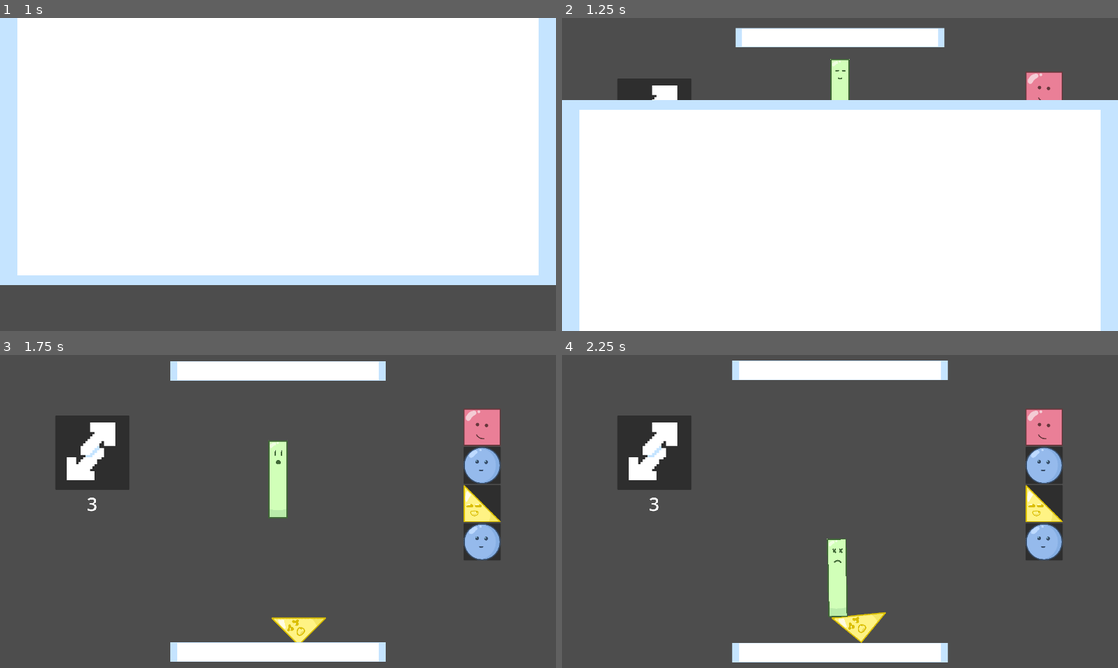
Above: before the commit, frames 1-4 (two rows, left to right).
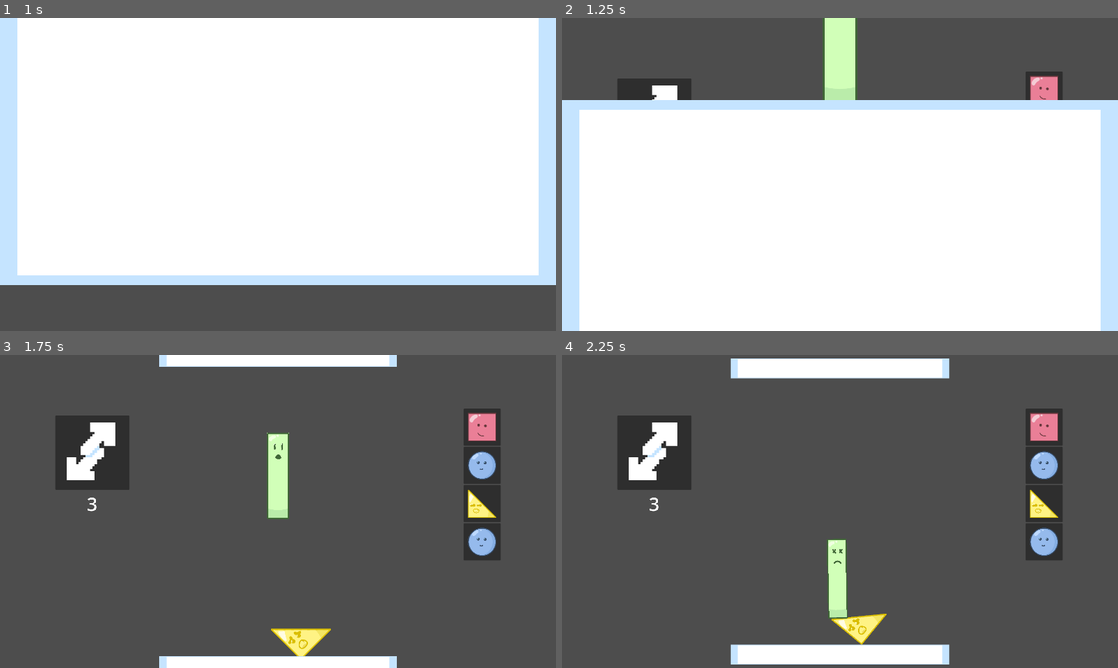
Above: after the commit, the same moments.

Repository: nullishew/game-jam-palindome
Game: Godot game, scene res://scenes/menu.tscn
Two runs of this game, one before a commit and one after it. Both use one fixed random seed, a clock stepped at 60 frames per second and the inputs below.
Inputs:
- Up to frame 1 (1 s): click "Start" at 0.5 s
- Up to frame 2 (1.25 s): no input
- Up to frame 3 (1.75 s): tap Enter (ui_accept) at 1.25, 1.52 s; hold Right (ui_right) from 1.28 s (still down)
- Up to frame 4 (2.25 s): release Right (ui_right) at 2.03 s; hold Left (ui_left) from 2.03 s (still down)

Frame 1 is identical in both runs. In frame 2, 3.5% of the frame differs, in the area x 31-90%, y 0-27%; in frame 3, 8.1%, in the area x 28-91%, y 0-100%; in frame 4, 3.3%.

Commit message:
garbage dotted aim guideline

Diff:
--- a/scenes/game.tscn
+++ b/scenes/game.tscn
@@ -12,6 +12,8 @@
 [ext_resource type="PackedScene" uid="uid://diklw5uaphjog" path="res://scenes/pieces/circle_piece.tscn" id="8_kvpfn"]
 [ext_resource type="Texture2D" uid="uid://did35gbm72b6b" path="res://assets/pieces/i_piece/i_piece_idle.png" id="8_kvuet"]
 [ext_resource type="Texture2D" uid="uid://r1kfta300r5y" path="res://assets/pieces/circle_piece/circle_piece_idle.png" id="9_dinhu"]
+[ext_resource type="Shader" uid="uid://cfkfvppib35bq" path="res://scripts/line_shader.gdshader" id="11_ir15t"]
+[ext_resource type="Texture2D" uid="uid://c6d8cgb04exnr" path="res://assets/line_dot.png" id="11_trtic"]
 [ext_resource type="Texture2D" uid="uid://dkk1n20ej2r8v" path="res://assets/placeholder_reverse.png" id="12_dinhu"]
 
 [sub_resource type="Resource" id="Resource_kvpfn"]
@@ -38,9 +40,14 @@
 packed_scene = ExtResource("8_kvpfn")
 metadata/_custom_type_script = "uid://cpowjncfu48nu"
 
-[node name="Game" type="Node2D" unique_id=795297754 node_paths=PackedStringArray("cam", "world_container", "piece_container", "normal_spawnpoint", "inverted_spawnpoint", "top_platform", "bottom_platform", "next_piece_uis", "invert_count_label", "invert_count_container")]
+[sub_resource type="ShaderMaterial" id="ShaderMaterial_ca42v"]
+shader = ExtResource("11_ir15t")
+shader_parameter/speed = -1.0
+
+[node name="Game" type="Node2D" unique_id=795297754 node_paths=PackedStringArray("line", "cam", "world_container", "piece_container", "normal_spawnpoint", "inverted_spawnpoint", "top_platform", "bottom_platform", "next_piece_uis", "invert_count_label", "invert_count_container")]
 script = ExtResource("1_yqjtg")
 turns_to_win = 15
+line = NodePath("World/Line2D")
 piece_configs = Array[ExtResource("2_gee14")]([SubResource("Resource_kvpfn"), SubResource("Resource_dinhu"), SubResource("Resource_kvuet"), SubResource("Resource_trtic")])
 cam = NodePath("Camera2D")
 world_container = NodePath("World")
@@ -49,14 +56,22 @@
 inverted_spawnpoint = NodePath("World/Bottom Platform/Bottom Spawn")
 top_platform = NodePath("World/Top Platform")
 bottom_platform = NodePath("World/Bottom Platform")
-next_piece_uis = [NodePath("HUD/VBoxContainer/PieceSlot/TextureRect"), NodePath("HUD/VBoxContainer/PieceSlot2/TextureRect"), NodePath("HUD/VBoxContainer/PieceSlot3/TextureRect"), NodePath("HUD/VBoxContainer/PieceSlot4/TextureRect")]
+next_piece_uis = [NodePath("HUD/VBoxContainer/PieceSlot/MarginContainer/TextureRect"), NodePath("HUD/VBoxContainer/PieceSlot2/MarginContainer/TextureRect"), NodePath("HUD/VBoxContainer/PieceSlot3/MarginContainer/TextureRect"), NodePath("HUD/VBoxContainer/PieceSlot4/MarginContainer/TextureRect")]
 invert_count_label = NodePath("HUD/VBoxContainer2/Label")
 invert_count_container = NodePath("HUD/VBoxContainer2/Panel/TextureRect")
 
 [node name="Camera2D" type="Camera2D" parent="." unique_id=1900951051]
-zoom = Vector2(2, 2)
+zoom = Vector2(5, 5)
 
 [node name="World" type="Node2D" parent="." unique_id=1555225489]
+
+[node name="Line2D" type="Line2D" parent="World" unique_id=1067185598]
+texture_repeat = 2
+material = SubResource("ShaderMaterial_ca42v")
+points = PackedVector2Array(0, 250, 0, -250)
+width = 16.0
+texture = ExtResource("11_trtic")
+texture_mode = 1
 
 [node name="Piece Container" type="Node2D" parent="World" unique_id=1338131520]
 
@@ -108,52 +123,80 @@
 custom_minimum_size = Vector2(128, 128)
 layout_mode = 2
 
-[node name="TextureRect" type="TextureRect" parent="HUD/VBoxContainer/PieceSlot" unique_id=1356552241]
-layout_mode = 1
-anchors_preset = 15
-anchor_right = 1.0
-anchor_bottom = 1.0
-grow_horizontal = 2
-grow_vertical = 2
+[node name="MarginContainer" type="MarginContainer" parent="HUD/VBoxContainer/PieceSlot" unique_id=270426655]
+layout_mode = 1
+anchors_preset = 15
+anchor_right = 1.0
+anchor_bottom = 1.0
+grow_horizontal = 2
+grow_vertical = 2
+theme_override_constants/margin_left = 15
+theme_override_constants/margin_top = 15
+theme_override_constants/margin_right = 15
+theme_override_constants/margin_bottom = 15
+
+[node name="TextureRect" type="TextureRect" parent="HUD/VBoxContainer/PieceSlot/MarginContainer" unique_id=1356552241]
+layout_mode = 2
 expand_mode = 3
 
 [node name="PieceSlot2" type="Panel" parent="HUD/VBoxContainer" unique_id=872463552]
 custom_minimum_size = Vector2(128, 128)
 layout_mode = 2
 
-[node name="TextureRect" type="TextureRect" parent="HUD/VBoxContainer/PieceSlot2" unique_id=1632492523]
-layout_mode = 1
-anchors_preset = 15
-anchor_right = 1.0
-anchor_bottom = 1.0
-grow_horizontal = 2
-grow_vertical = 2
+[node name="MarginContainer" type="MarginContainer" parent="HUD/VBoxContainer/PieceSlot2" unique_id=1100840589]
+layout_mode = 1
+anchors_preset = 15
+anchor_right = 1.0
+anchor_bottom = 1.0
+grow_horizontal = 2
+grow_vertical = 2
+theme_override_constants/margin_left = 15
+theme_override_constants/margin_top = 15
+theme_override_constants/margin_right = 15
+theme_override_constants/margin_bottom = 15
+
+[node name="TextureRect" type="TextureRect" parent="HUD/VBoxContainer/PieceSlot2/MarginContainer" unique_id=1632492523]
+layout_mode = 2
 expand_mode = 3
 
 [node name="PieceSlot3" type="Panel" parent="HUD/VBoxContainer" unique_id=1070248478]
 custom_minimum_size = Vector2(128, 128)
 layout_mode = 2
 
-[node name="TextureRect" type="TextureRect" parent="HUD/VBoxContainer/PieceSlot3" unique_id=430575939]
-layout_mode = 1
-anchors_preset = 15
-anchor_right = 1.0
-anchor_bottom = 1.0
-grow_horizontal = 2
-grow_vertical = 2
+[node name="MarginContainer" type="MarginContainer" parent="HUD/VBoxContainer/PieceSlot3" unique_id=284320993]
+layout_mode = 1
+anchors_preset = 15
+anchor_right = 1.0
+anchor_bottom = 1.0
+grow_horizontal = 2
+grow_vertical = 2
+theme_override_constants/margin_left = 15
+theme_override_constants/margin_top = 15
+theme_override_constants/margin_right = 15
+theme_override_constants/margin_bottom = 15
+
+[node name="TextureRect" type="TextureRect" parent="HUD/VBoxContainer/PieceSlot3/MarginContainer" unique_id=430575939]
+layout_mode = 2
 expand_mode = 3
 
 [node name="PieceSlot4" type="Panel" parent="HUD/VBoxContainer" unique_id=1260201297]
 custom_minimum_size = Vector2(128, 128)
 layout_mode = 2
 
-[node name="TextureRect" type="TextureRect" parent="HUD/VBoxContainer/PieceSlot4" unique_id=1471571402]
-layout_mode = 1
-anchors_preset = 15
-anchor_right = 1.0
-anchor_bottom = 1.0
-grow_horizontal = 2
-grow_vertical = 2
+[node name="MarginContainer" type="MarginContainer" parent="HUD/VBoxContainer/PieceSlot4" unique_id=1398853988]
+layout_mode = 1
+anchors_preset = 15
+anchor_right = 1.0
+anchor_bottom = 1.0
+grow_horizontal = 2
+grow_vertical = 2
+theme_override_constants/margin_left = 15
+theme_override_constants/margin_top = 15
+theme_override_constants/margin_right = 15
+theme_override_constants/margin_bottom = 15
+
+[node name="TextureRect" type="TextureRect" parent="HUD/VBoxContainer/PieceSlot4/MarginContainer" unique_id=1471571402]
+layout_mode = 2
 expand_mode = 3
 
 [node name="VBoxContainer2" type="VBoxContainer" parent="HUD" unique_id=1301754996]
--- a/scripts/game.gd
+++ b/scripts/game.gd
@@ -2,6 +2,7 @@
 extends Node2D
 
 @export var turns_to_win: int = 12
+@export var line: Line2D
 
 @export var piece_configs: Array[PieceSpawnConfig]
 
@@ -55,6 +56,7 @@
 	_top_platform_target_pos_y = top_platform.global_position.y
 	_bottom_platform_target_pos_y = bottom_platform.global_position.y
 	_set_state(GameState.HOLD)
+
 
 func _set_state(state: GameState):
 	if state != null:
@@ -92,7 +94,31 @@
 			invert_count_container.modulate = Color(1, 1, 1, 1)
 			invert_count_label.visible = true
 
+func _raycast(from: Vector2, to: Vector2) -> Vector2:
+	var space = get_world_2d().direct_space_state
+	var query = PhysicsRayQueryParameters2D.create(from, to)
+	query.exclude = [_held_piece]
+	var result = space.intersect_ray(query)
+	return result.position if result else to
+
+func _process(delta: float) -> void:
+	if _held_piece and _state == GameState.HOLD:
+		var points = PackedVector2Array()
+		var from_y := inverted_spawnpoint.global_position.y if _is_gravity_inverted else normal_spawnpoint.global_position.y
+		var from: Vector2 = Vector2(_held_piece.global_position.x, from_y)
+		var max_y := top_platform.global_position.y if _is_gravity_inverted else bottom_platform.global_position.y
+		var to := _raycast(from, Vector2(_held_piece.global_position.x, max_y))
+		points.append(line.to_local(from))
+		points.append(line.to_local(to))
+		line.points = points
+
+		line.visible = true
+	else:
+		line.visible = false
+
 func _physics_process(delta: float) -> void:
+
+
 	update_platform_size(delta)
 	call_deferred("update_camera", delta)
 
--- /dev/null
+++ b/scripts/line_shader.gdshader
@@ -0,0 +1,9 @@
+shader_type canvas_item;
+
+uniform float speed = 1.0;
+
+void fragment() {
+    vec2 uv = UV;
+    uv.x += TIME * speed;
+    COLOR = texture(TEXTURE, uv);
+}
Binary file added: assets/line_dot.png
Not shown, added: assets/line_dot.png.import
Not shown, added: scripts/line_shader.gdshader.uid
